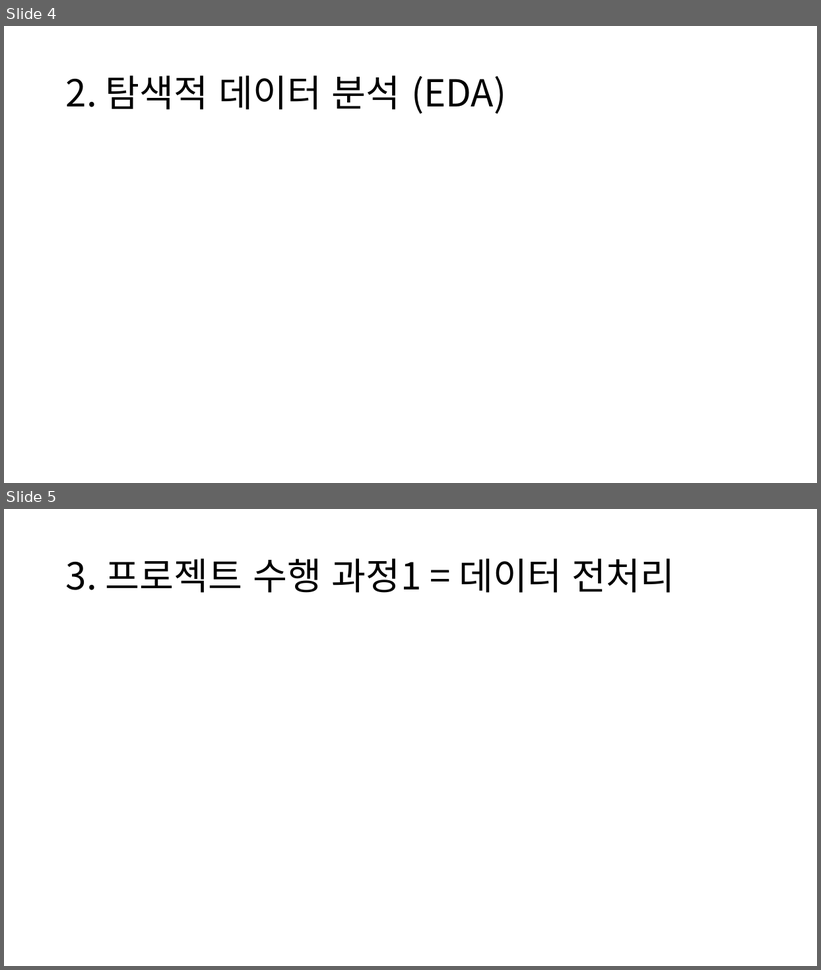
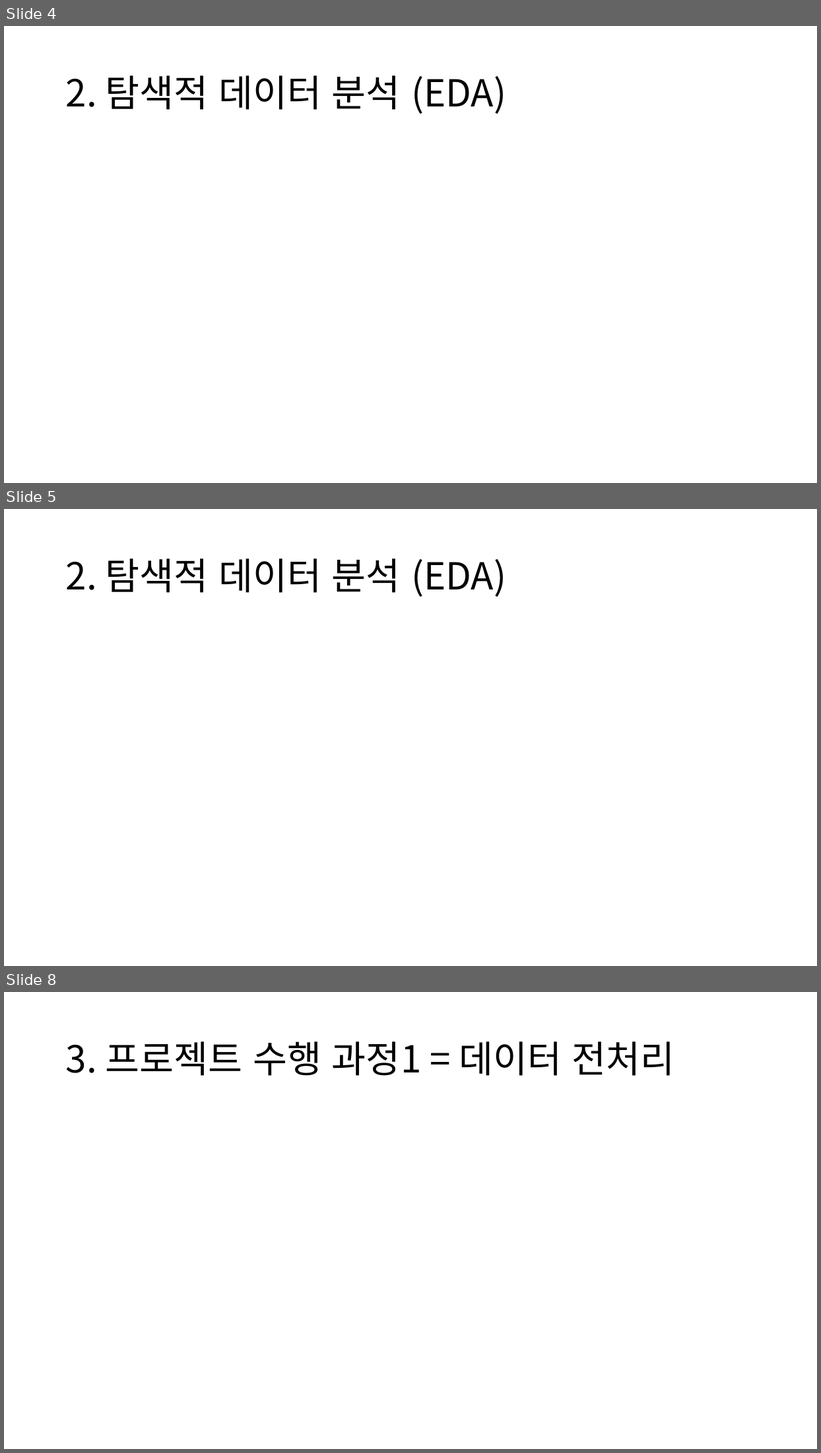
Before and after one commit to HANARONE/dh01, a slide deck: 개인고객 신용등급 산정 모델링.pptx. Shown one above the other, each under a label of ours: slides 4 and 5 before the commit, slides 4, 5 and 8 after it; the slides between them are not shown. The pictures are 821x970 and 821x1453 pixels, drawn with LibreOffice and Linux fonts; fonts in the diff are those of the drawing. Boxes give left, top, right and bottom in pixels: in the first picture for what was removed or moved away, otherwise in the second. Text is boxed around its words. In the diff, an @@ line names an element or a change of style, - is before the commit and + after.

```diff
--- a/개인고객 신용등급 산정 모델링.pptx
+++ b/개인고객 신용등급 산정 모델링.pptx
@@ slide 5 added at (4, 509, 817, 966), background #FFFFFF @@
@@ title added at (66, 559, 506, 597), 44 pt, text #000000 @@
+2. 탐색적 데이터 분석 (EDA)
@@ what was slide 5 is now slide 8 @@
```
Also in this commit, not shown: 1 slide changed, 2 other slides added, 1 other file.
